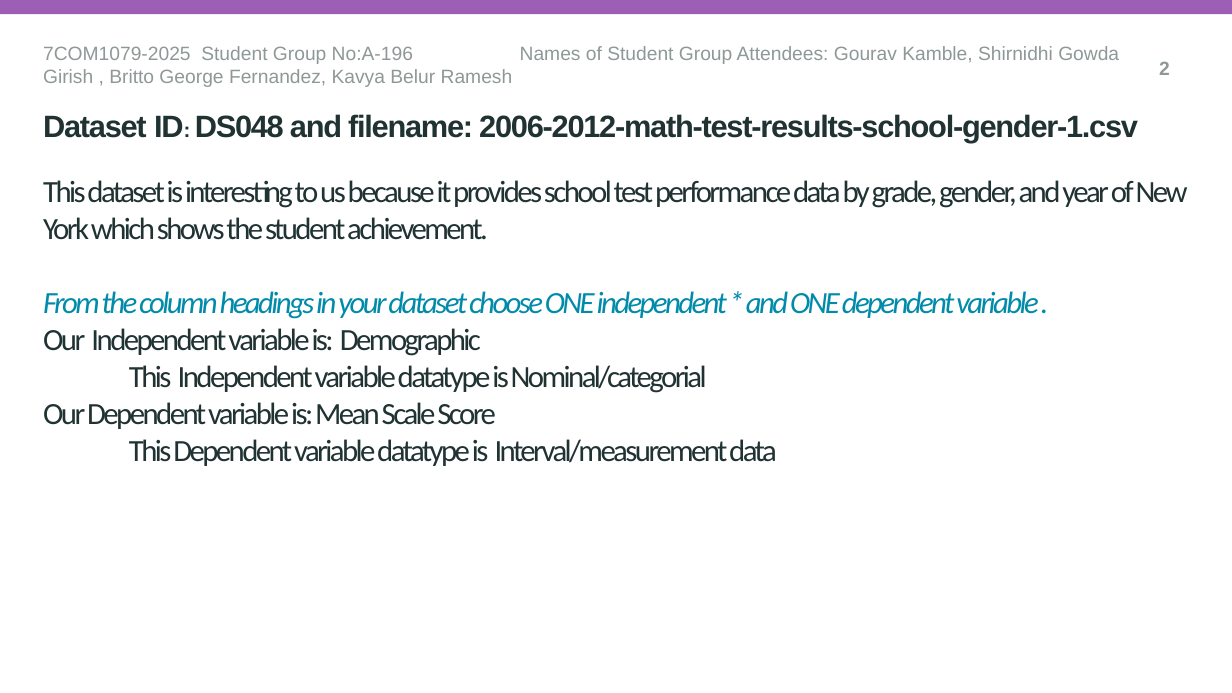
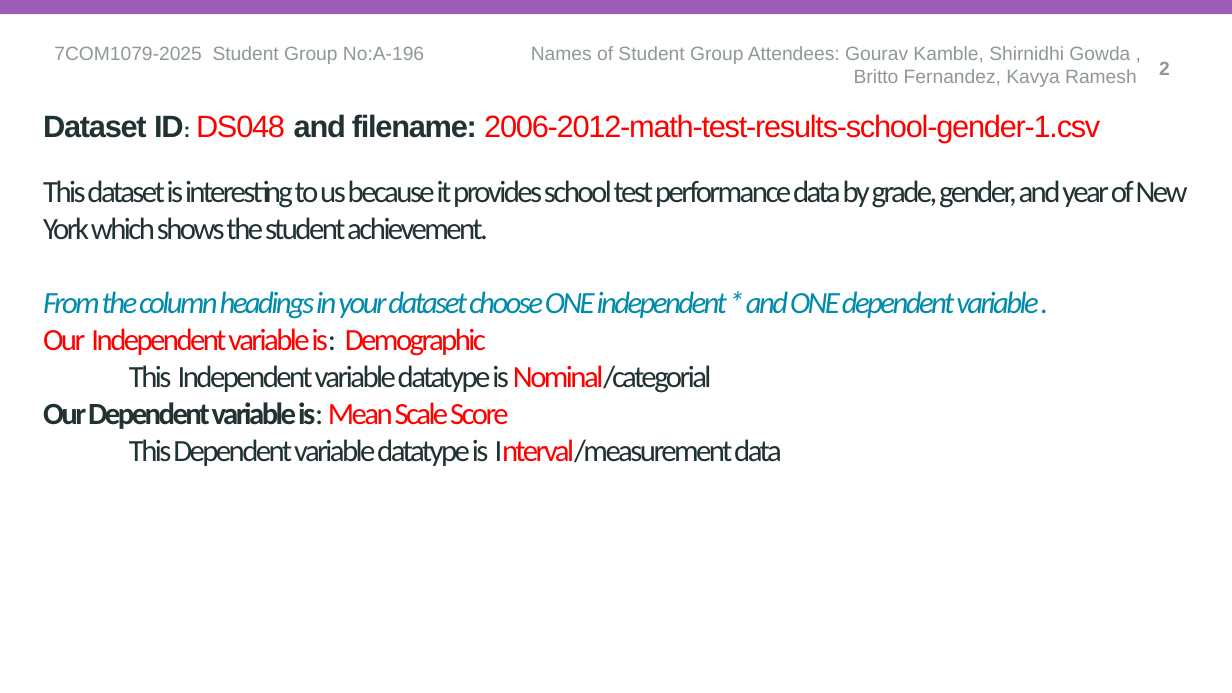
Before and after one commit to sg25acd/7COM1079-Group-A-196, a slide deck: slide 3 of research_question.ppt.pptx. Drawn at 1232x693 pixels with LibreOffice and Linux fonts; fonts in the diff are those of the drawing; background and template pictures are left out. Boxes give left, top, right and bottom in pixels: in the first picture for what was removed or moved away, otherwise in the second. Text is boxed around its words. In the diff, an @@ line names an element or a change of style, - is before the commit and + after.

```diff
--- a/research_question.ppt.pptx
+++ b/research_question.ppt.pptx
@@ text at [54, 46, 1137, 87]: text changed @@
-7COM1079-2025 Student Group No:A-196 Names of Student Group Attendees: Gourav Kamble, Shirnidhi Gowda Girish , Britto George Fernandez, Kavya Belur Ramesh
+7COM1079-2025 Student Group No:A-196 Names of Student Group Attendees: Gourav Kamble, Shirnidhi Gowda , Britto Fernandez, Kavya Ramesh
@@ subtitle "Dataset ID: DS048 and filename: ..." at [43, 114, 1100, 142]: text colour #203232 to #FF0000, bold off in "DS048 2006-2012-math-test-results-school-gender-1.csv" @@
@@ title "This dataset is interesting to ..." at [43, 180, 1188, 466]: text colour #203232 to #FF0000 in "Our Independent variable is: Demographic Nominal/categorial  ..."; bold on in "Our Dependent variable is:" @@
```
Also in this commit, not shown: 3 other slides changed, 2 other files.
